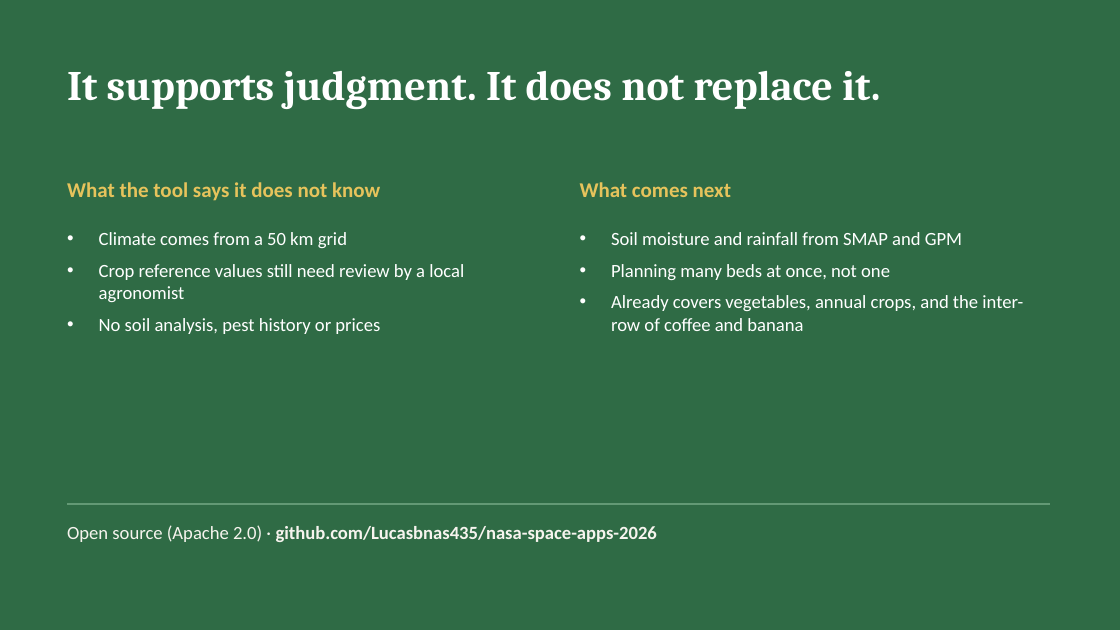
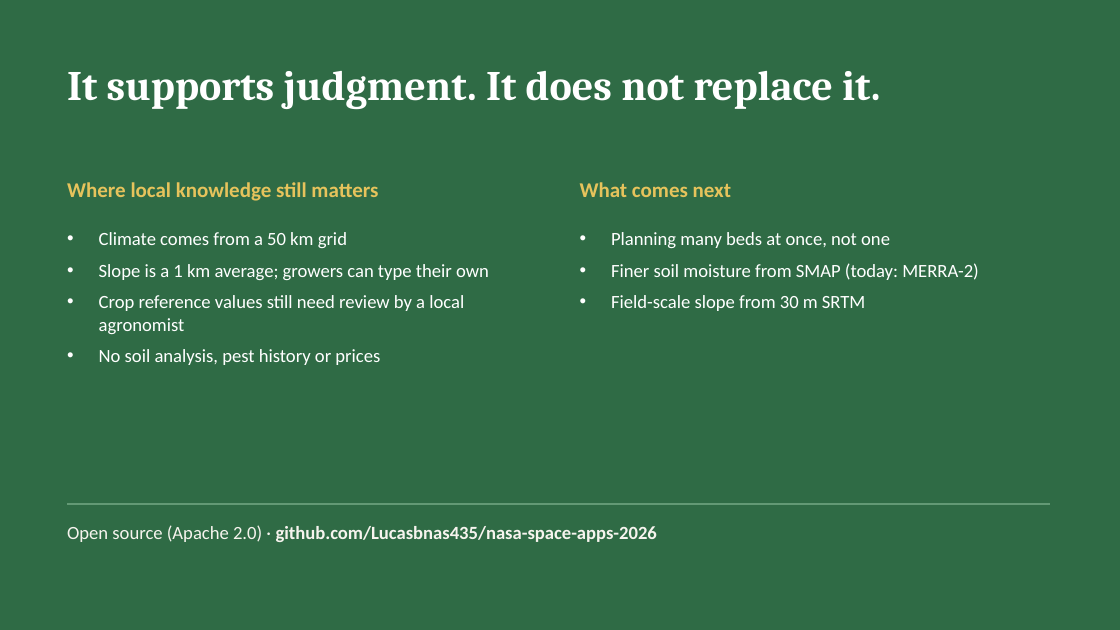
Before and after one commit to Lucasbnas435/nasa-space-apps-2026, a slide deck: slide 7 of demo/Field-Shift-demo.pptx. Drawn at 1120x630 pixels with LibreOffice and Linux fonts; fonts in the diff are those of the drawing. Boxes give left, top, right and bottom in pixels: in the first picture for what was removed or moved away, otherwise in the second. Text is boxed around its words. In the diff, an @@ line names an element or a change of style, - is before the commit and + after.

```diff
--- a/demo/Field-Shift-demo.pptx
+++ b/demo/Field-Shift-demo.pptx
@@ text at (67, 182, 378, 201): text changed @@
-What the tool says it does not know
+Where local knowledge still matters
@@ text at (611, 232, 962, 245): paragraph removed @@
-• Soil moisture and rainfall from SMAP and GPM
@@ text at (99, 264, 489, 280): paragraph added @@
+• Slope is a 1 km average; growers can type their own
@@ text at (611, 263, 979, 311): text changed @@
-• Already covers vegetables, annual crops, and the inter-row of coffee and banana
+• Finer soil moisture from SMAP (today: MERRA-2)
+• Field-scale slope from 30 m SRTM
```
Also in this commit, not shown: 3 other slides changed, 3 other files.
